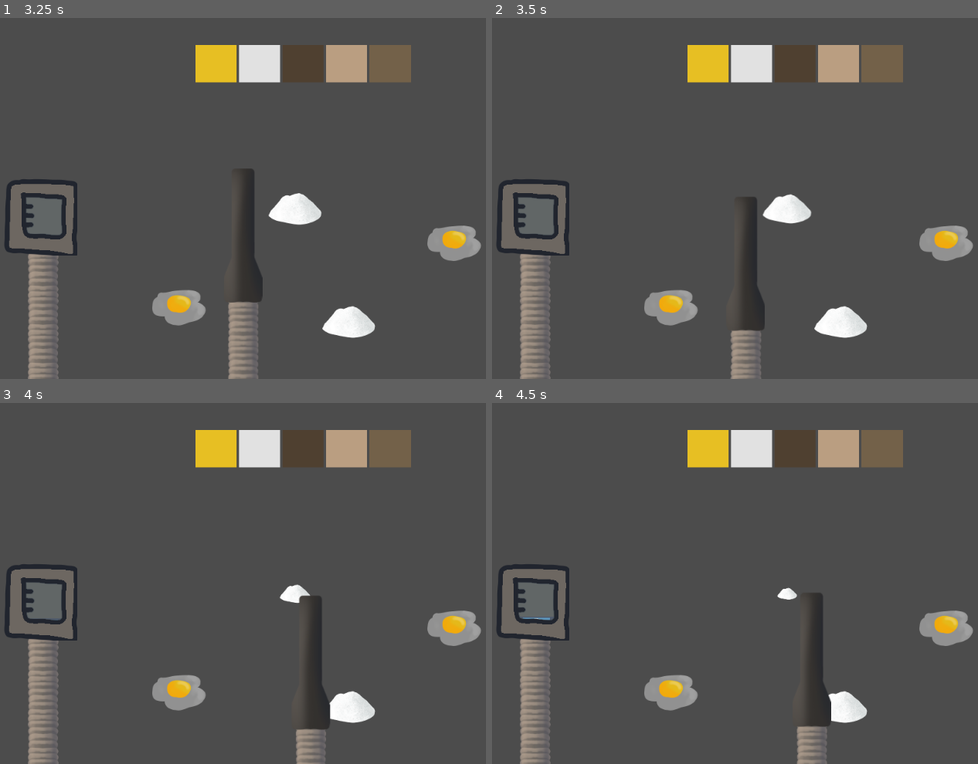
Above: before the commit, frames 1-4 (two rows, left to right).
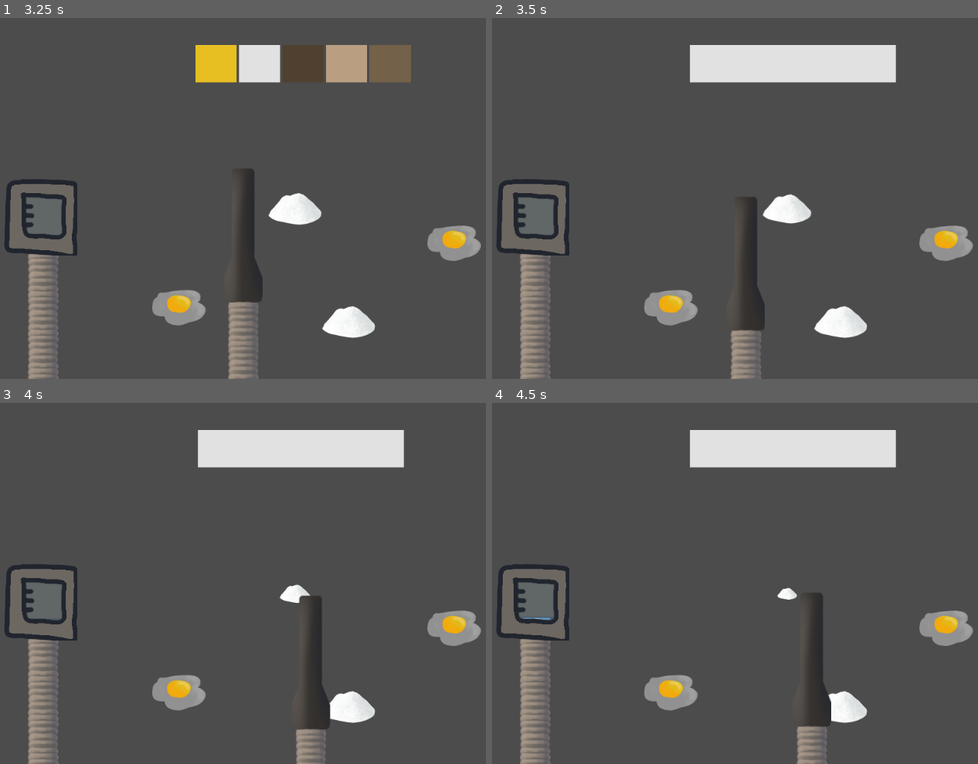
Above: after the commit, the same moments.

Repository: Haydoggo/Go-suck-an-egg
Game: Godot game, scene res://Game.tscn
Two runs of this game, one before a commit and one after it. Both use one fixed random seed, a clock stepped at 60 frames per second and the inputs below. The engine's default icon, where the game draws it, is replaced by a stand-in: a white triangle on a blue panel in a dark square.
Inputs (mouse positions are in pixels of both pictures, inside the frame that each line leads up to):
- Up to frame 1 (3.25 s): move the mouse to (447, 180) at 0.52 s; move the mouse to (184, 216) at 1.27 s; move the mouse to (369, 119) at 2.02 s; move the mouse to (277, 270) at 2.77 s
- Up to frame 2 (3.5 s): no input
- Up to frame 3 (4 s): move the mouse to (outside the picture) at 3.52 s
- Up to frame 4 (4.5 s): move the mouse to (613, 529) at 4.27 s

Frame 1 is identical in both runs. In frame 2, 3.8% of the frame differs, in the area x 40-85%, y 7-18%; in frame 3, 3.8%; in frame 4, 3.8%.

Commit message:
Ratio bar works!

Diff:
--- a/Game.tscn
+++ b/Game.tscn
@@ -6,6 +6,7 @@
 [ext_resource path="res://Flour.tscn" type="PackedScene" id=4]
 [ext_resource path="res://assets/art/hose_piece.png" type="Texture" id=5]
 [ext_resource path="res://Vacuum.tscn" type="PackedScene" id=6]
+[ext_resource path="res://ratio.gd" type="Script" id=7]
 
 [sub_resource type="CircleShape2D" id=1]
 radius = 29.0689
@@ -64,6 +65,7 @@
 margin_top = 45.0
 margin_right = 681.0
 margin_bottom = 107.0
+script = ExtResource( 7 )
 
 [node name="Egg" type="ColorRect" parent="Ratio"]
 margin_right = 68.0
--- a/nozzle.gd
+++ b/nozzle.gd
@@ -8,19 +8,23 @@
 var consume_speed = 500
 
 
+
 # Called when the node enters the scene tree for the first time.
 func _ready():
 	pass # Replace with function body.
 
 
 func suckle_from_the_continuous_teat(food, speed, delta):
-	var amount_smaller = (speed*delta)/100
+	var amount_smaller = (speed*delta) / 100
 	food.scale = food.scale.move_toward(Vector2(0, 0), amount_smaller)
 	Global.suckitude[food.type] += amount_smaller
 	food.size -= amount_smaller
 	if food.size <= 0:
 		print("trying to destroy continuous food")
 		food.queue_free()
+
+
+
 
 
 # Called every frame. 'delta' is the elapsed time since the previous frame.
--- /dev/null
+++ b/ratio.gd
@@ -0,0 +1,44 @@
+extends HBoxContainer
+
+
+# Declare member variables here. Examples:
+onready var ratio_bar_dict = {
+	"egg": get_node("Egg"),
+	"flour": get_node("Flour"),
+	"cocoa": get_node("Cocoa"),
+	"sugar": get_node("Sugar"),
+	"vanilla": get_node("Vanilla")
+	}
+
+
+func set_ratio_bar():
+	# get the sum of all the ingredients
+	var total_sucked = 0
+	for amount_of_food in Global.suckitude.values():
+		total_sucked += amount_of_food
+
+
+	# make that number the stretch value or whatever it is of the bar
+	if total_sucked == 0:
+		pass
+	else:
+		# get the ratio of each ingredient
+		var ratio_dict = {
+			"egg": Global.suckitude["egg"] / total_sucked,
+			"flour": Global.suckitude["flour"] / total_sucked,
+			"cocoa": Global.suckitude["cocoa"] / total_sucked,
+			"sugar": Global.suckitude["sugar"] / total_sucked,
+			"vanilla": Global.suckitude["vanilla"] / total_sucked
+			}
+		for food in ratio_bar_dict.keys():
+			ratio_bar_dict[food].size_flags_stretch_ratio = ratio_dict[food]
+
+
+# Called when the node enters the scene tree for the first time.
+func _ready():
+	pass # Replace with function body.
+
+
+# Called every frame. 'delta' is the elapsed time since the previous frame.
+func _process(delta):
+	set_ratio_bar()
Not shown: 1 places in Game.tscn that only renumber resources
